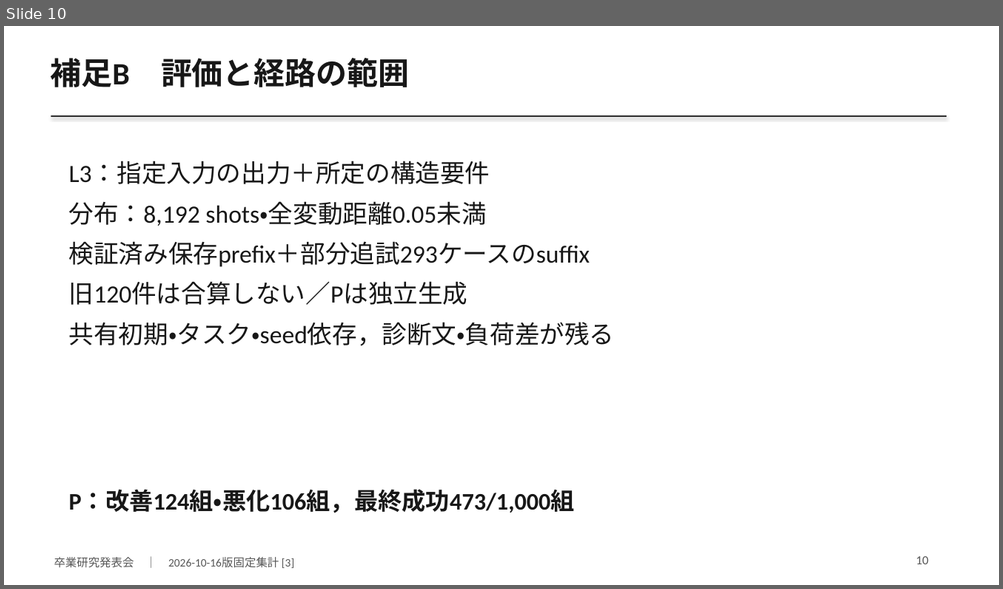
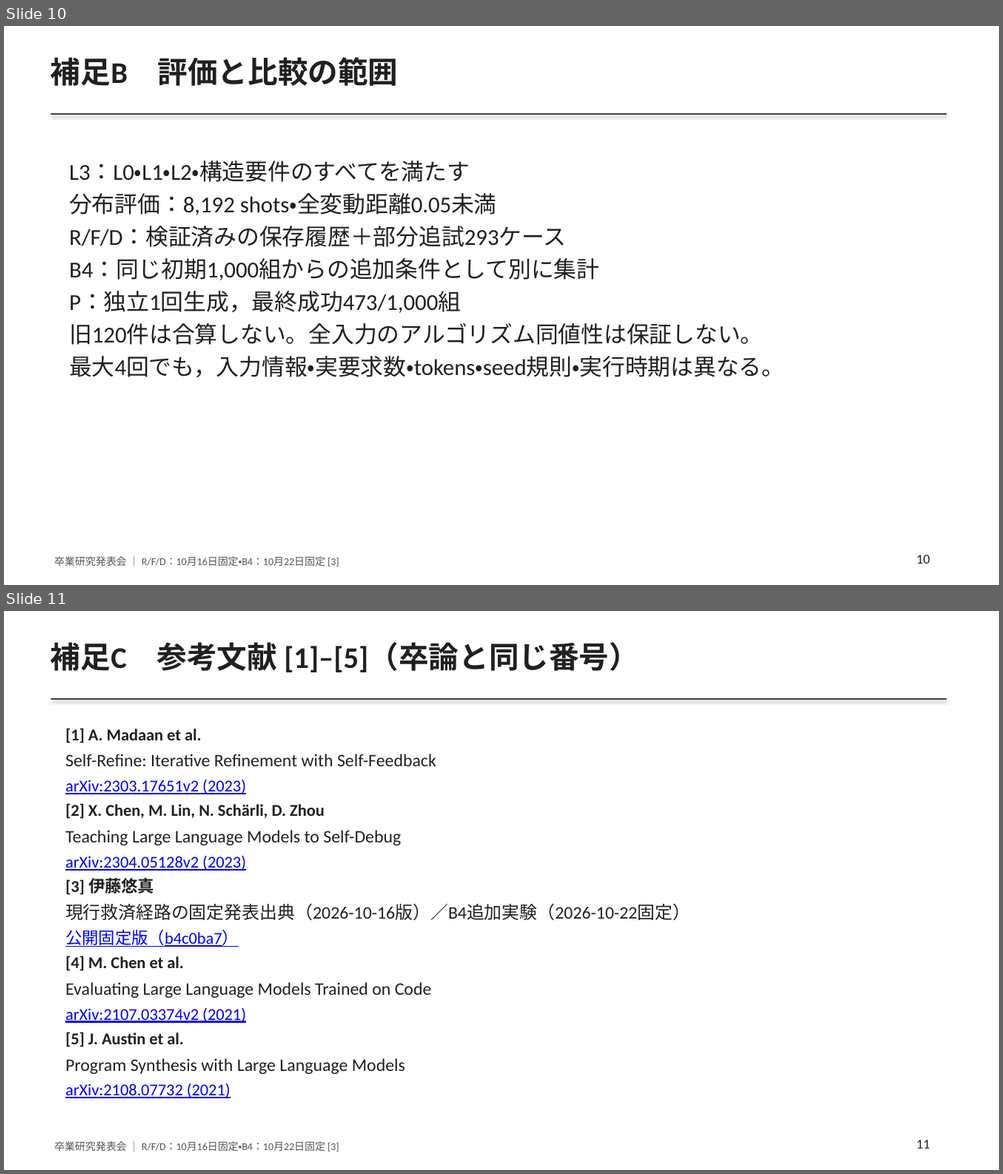
Before and after one commit to yuuma-ito/2026_ito_qLLM-ver3, a slide deck: docs/graduation2026/slides.pptx. Shown one above the other, each under a label of ours: slide 10 before the commit, slides 10 and 11 after it. The pictures are 1003x589 and 1003x1174 pixels, drawn with LibreOffice and Linux fonts; fonts in the diff are those of the drawing. Boxes give left, top, right and bottom in pixels: in the first picture for what was removed or moved away, otherwise in the second. Text is boxed around its words. In the diff, an @@ line names an element or a change of style, - is before the commit and + after.

Commit message:
docs: 卒論の参照先を修正し最新内容を発表スライドへ反映
参考文献の版と資料の参照先を修正し、WordとPDFに文献リンクを付与した。

修正と独立再生成の比較、介入カタログ、追加計算コスト、結論を発表資料に反映し、数値・表示・リンクの検証記録と再実行用スクリプトを追加した。

```diff
--- a/docs/graduation2026/slides.pptx
+++ b/docs/graduation2026/slides.pptx
@@ slide 11 added at [4,611,999,1170], background #FFFFFF @@
@@ text added at [51,642,639,672], 29 pt, text #202020, bold @@
+補足C 参考文献 [1]–[5]（卒論と同じ番号）
@@ rectangle added at [51,698,946,700], fill #444444 @@
@@ text added at [65,728,201,743], 16 pt, text #202020, bold @@
+[1] A. Madaan et al.
@@ text added at [65,754,436,766], 17 pt, text #202020 @@
+Self-Refine: Iterative Refinement with Self-Feedback
@@ text added at [65,780,246,795], 16 pt, text #0000FF, underline @@
+arXiv:2303.17651v2 (2023)
@@ text added at [65,803,324,819], 16 pt, text #202020, bold @@
+[2] X. Chen, M. Lin, N. Schärli, D. Zhou
@@ text added at [65,830,401,846], 17 pt, text #202020 @@
+Teaching Large Language Models to Self-Debug
@@ text added at [65,856,246,871], 16 pt, text #0000FF, underline @@
+arXiv:2304.05128v2 (2023)
@@ text added at [65,878,154,895], 16 pt, text #202020, bold @@
+[3] 伊藤悠真
@@ text added at [65,903,690,920], 17 pt, text #202020 @@
+現行救済経路の固定発表出典（2026-10-16版）／B4追加実験（2026-10-22固定）
@@ text added at [65,930,239,947], 16 pt, text #0000FF, underline @@
+公開固定版（b4c0ba7）
@@ text added at [65,956,183,971], 16 pt, text #202020, bold @@
+[4] M. Chen et al.
@@ text added at [65,982,432,998], 17 pt, text #202020 @@
+Evaluating Large Language Models Trained on Code
@@ text added at [65,1008,246,1023], 16 pt, text #0000FF, underline @@
+arXiv:2107.03374v2 (2021)
@@ text added at [65,1032,183,1048], 16 pt, text #202020, bold @@
+[5] J. Austin et al.
@@ text added at [65,1059,405,1074], 17 pt, text #202020 @@
+Program Synthesis with Large Language Models
@@ text added at [65,1084,230,1099], 16 pt, text #0000FF, underline @@
+arXiv:2108.07732 (2021)
@@ text added at [54,1142,339,1152], 10 pt, text #555555 @@
+卒業研究発表会 ｜ R/F/D：10月16日固定・B4：10月22日固定 [3]
@@ text added at [916,1140,929,1149], 13 pt, text #202020 @@
+11
@@ slide 10 changed as well @@
@@ text at [51,57,398,86]: text changed; size 30 to 29 pt; text colour #171717 to #202020 @@
-補足B 評価と経路の範囲
+補足B 評価と比較の範囲
@@ rectangle at [51,113,946,115]: fill #333333 to #444444 @@
@@ text at [69,161,784,378]: text changed; size 24 to 22 pt; text colour #171717 to #202020 @@
-L3：指定入力の出力＋所定の構造要件
-分布：8,192 shots・全変動距離0.05未満
-検証済み保存prefix＋部分追試293ケースのsuffix
-旧120件は合算しない／Pは独立生成
-共有初期・タスク・seed依存，診断文・負荷差が残る
+L3：L0・L1・L2・構造要件のすべてを満たす
+分布評価：8,192 shots・全変動距離0.05未満
+R/F/D：検証済みの保存履歴＋部分追試293ケース
+B4：同じ初期1,000組からの追加条件として別に集計
+P：独立1回生成，最終成功473/1,000組
+旧120件は合算しない。全入力のアルゴリズム同値性は保証しない。
+最大4回でも，入力情報・実要求数・tokens・seed規則・実行時期は異なる。
@@ text removed at [69,489,575,514] @@
-P：改善124組・悪化106組，最終成功473/1,000組
@@ text at [54,557,339,567]: text changed; size 11 to 10 pt @@
-卒業研究発表会 ｜ 2026-10-16版固定集計 [3]
+卒業研究発表会 ｜ R/F/D：10月16日固定・B4：10月22日固定 [3]
@@ text "10" at [916,555,929,564]: size 12 to 13 pt, text colour #555555 to #202020; less space between paragraphs @@
```
Also in this commit, not shown: 2 other slides changed, 8 other slides added, 8 slides removed, 28 other files.
